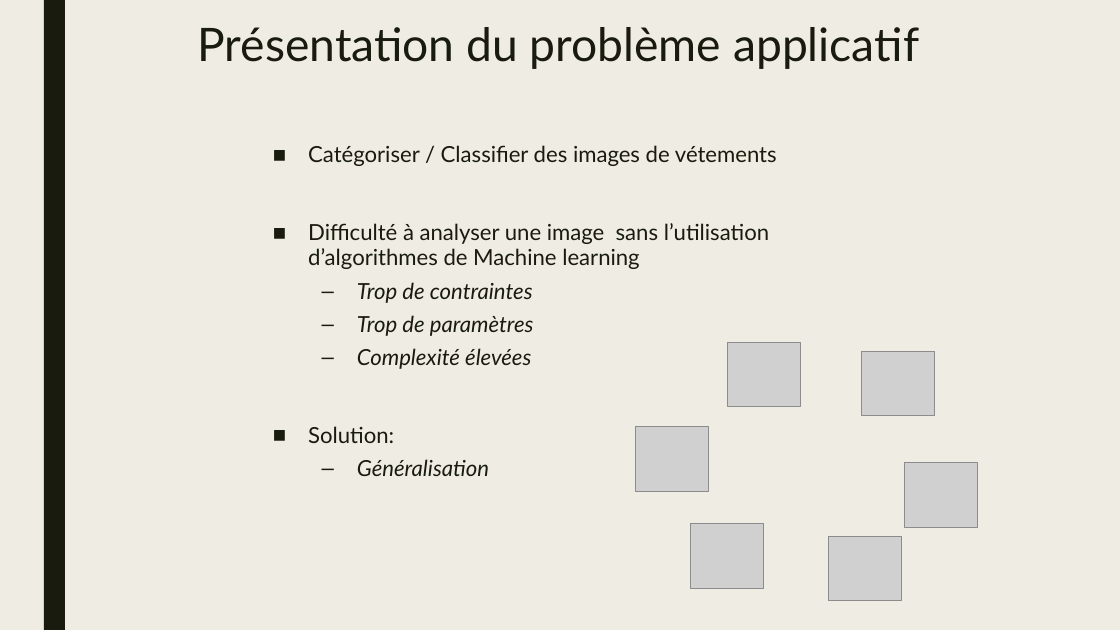
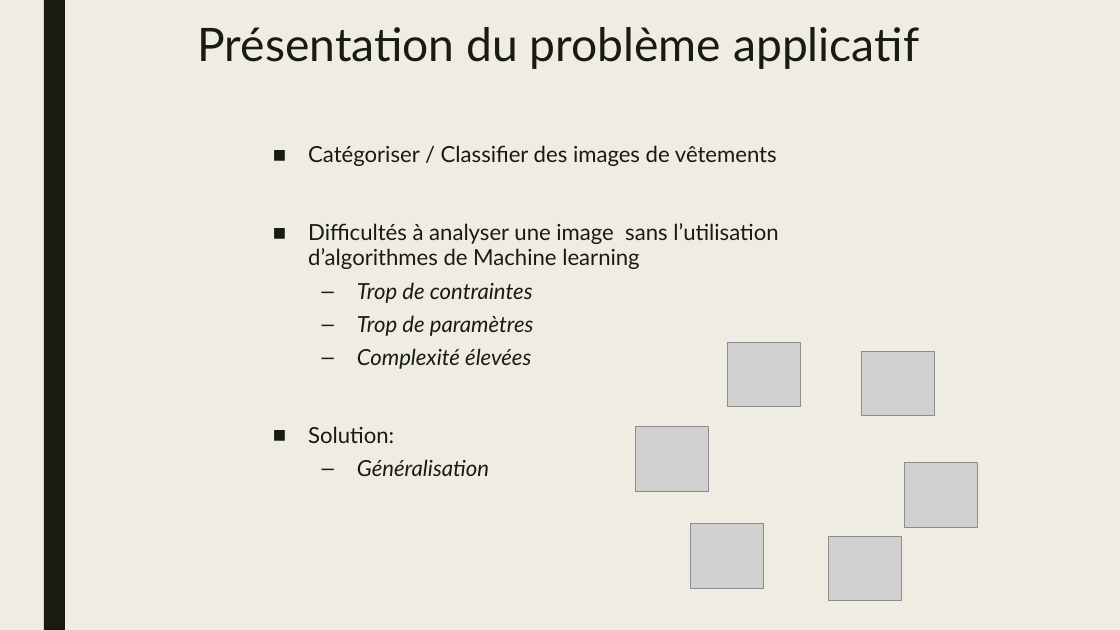
Before and after one commit to natane07/PA-MachineLearning-3ESGI, a slide deck: slide 8 of Project/Docs/Slides/PPT_PA.pptx. Drawn at 1120x630 pixels with LibreOffice and Linux fonts; fonts in the diff are those of the drawing; grey boxes stand for pictures. Boxes give left, top, right and bottom in pixels: in the first picture for what was removed or moved away, otherwise in the second. Text is boxed around its words. In the diff, an @@ line names an element or a change of style, - is before the commit and + after.

```diff
--- a/Project/Docs/Slides/PPT_PA.pptx
+++ b/Project/Docs/Slides/PPT_PA.pptx
@@ text at [308,145,778,269]: text changed @@
-■ Catégoriser / Classifier des images de vétements
-■ Difficulté à analyser une image sans l’utilisation d’algorithmes de Machine learning
+■ Catégoriser / Classifier des images de vêtements
+■ Difficultés à analyser une image sans l’utilisation d’algorithmes de Machine learning
```
Also in this commit, not shown: 22 other slides changed.
